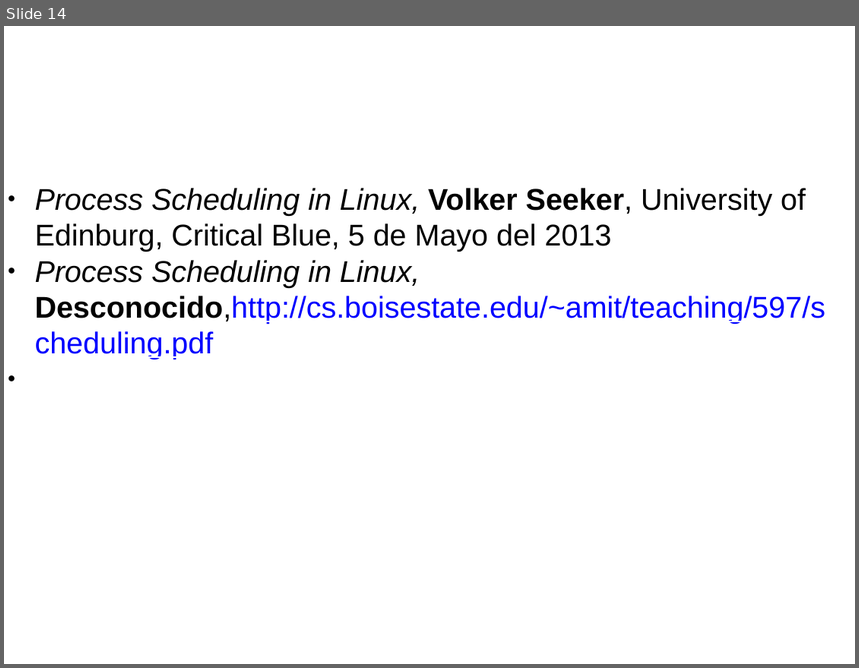
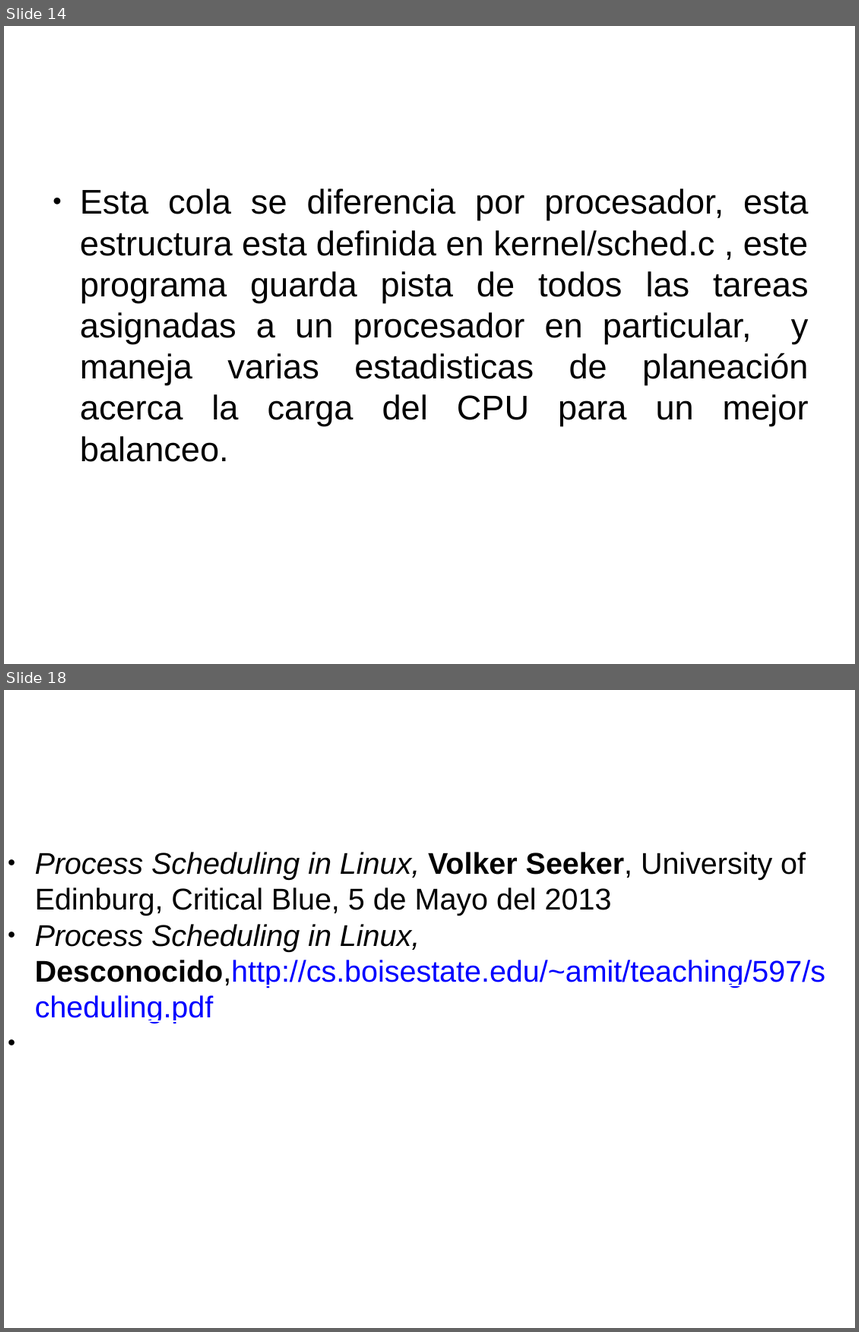
Before and after one commit to gwolf/clase-sistop-2017-01, a slide deck: exposiciones/planificadorCFS/planificadorCFS.pptx. Shown one above the other, each under a label of ours: slide 14 before the commit, slides 14 and 18 after it; the slides between them are not shown. The pictures are 859x668 and 859x1332 pixels, drawn with LibreOffice and Linux fonts; fonts in the diff are those of the drawing; background and template pictures are left out. Boxes give left, top, right and bottom in pixels: in the first picture for what was removed or moved away, otherwise in the second. Text is boxed around its words. In the diff, an @@ line names an element or a change of style, - is before the commit and + after.

```diff
--- a/exposiciones/planificadorCFS/planificadorCFS.pptx
+++ b/exposiciones/planificadorCFS/planificadorCFS.pptx
@@ slide 14 added at (4, 26, 855, 664), background #FFFFFF @@
@@ text added at (80, 189, 809, 462), 32 pt, text #000000 @@
+● Esta cola se diferencia por procesador, esta estructura esta definida en kernel/sched.c , este programa guarda pista de todos las tareas asignadas a un procesador en particular, y maneja varias estadisticas de planeación acerca la carga del CPU para un mejor balanceo.
@@ text added at (168, 189, 515, 297), 40 pt, text #FFFFFF @@
+3 Cola de ejecución principal
@@ what was slide 14 is now slide 18 @@
```
Also in this commit, not shown: 2 slides changed, 3 other slides added.
